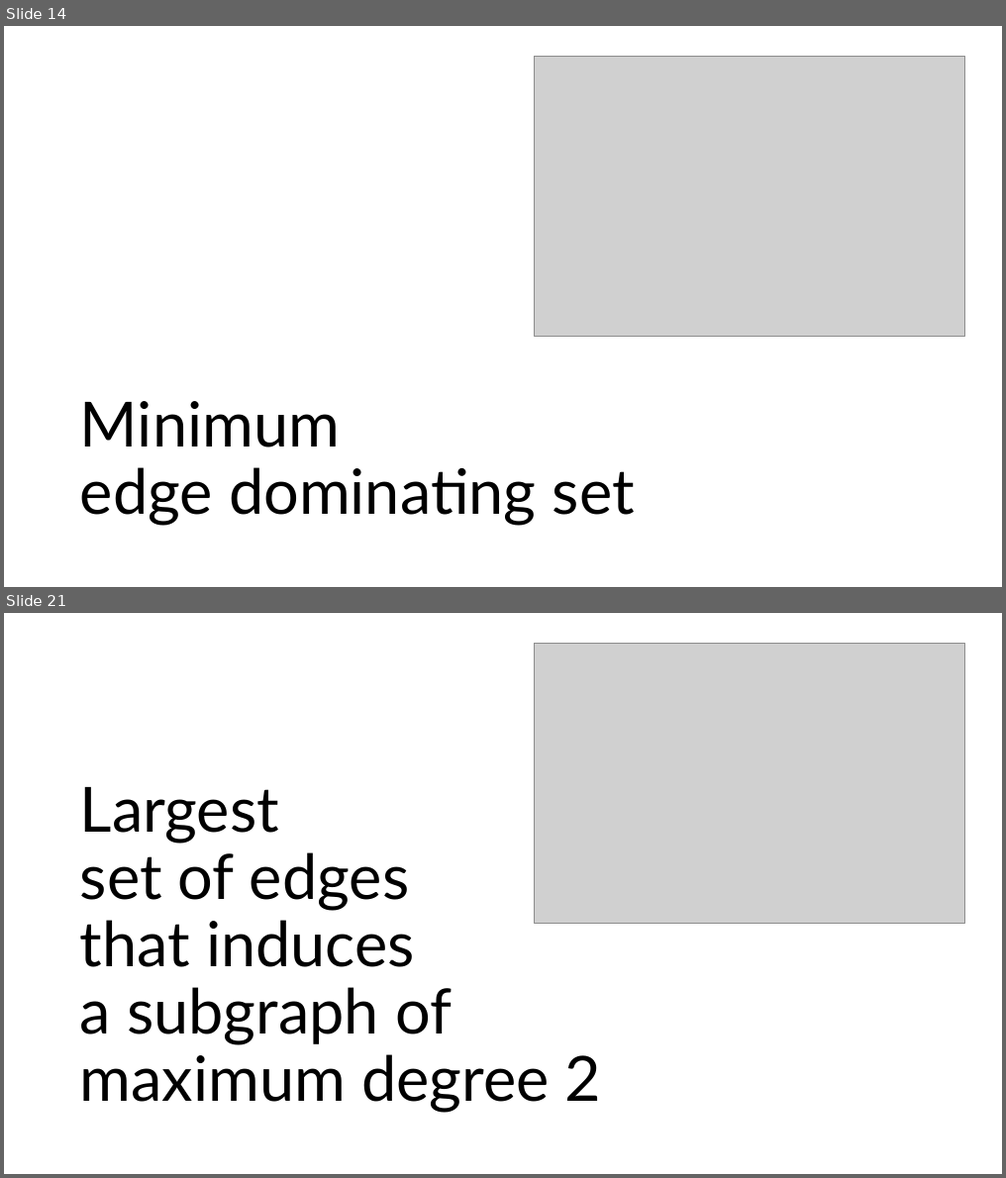
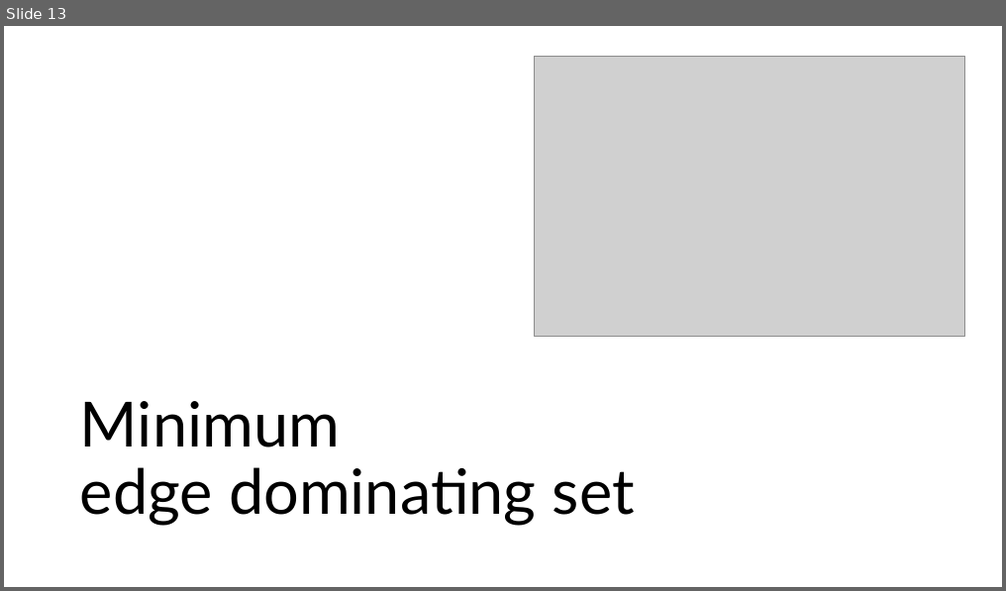
Before and after one commit to suomela/da2020, a slide deck: slides/da2022-lecture-02.pptx. Shown one above the other, each under a label of ours: slides 14 and 21 before the commit, slide 13 after it; the slides between them are not shown. The pictures are 1006x1178 and 1006x591 pixels, drawn with LibreOffice and Linux fonts; fonts in the diff are those of the drawing; grey boxes stand for pictures. Boxes give left, top, right and bottom in pixels: in the first picture for what was removed or moved away, otherwise in the second. Text is boxed around its words. In the diff, an @@ line names an element or a change of style, - is before the commit and + after.

```diff
--- a/slides/da2022-lecture-02.pptx
+++ b/slides/da2022-lecture-02.pptx
@@ slide 21 removed at <box>4,613,1002,1174</box>, background #FFFFFF @@
@@ picture removed at <box>534,643,964,923</box> @@
@@ text removed at <box>80,787,602,1113</box> @@
-Largest
-set of edges
-that induces
-a subgraph of
-maximum degree 2
@@ what was slide 14 is now slide 13 @@
```
Also in this commit, not shown: 9 other slides removed, 1 other file.
